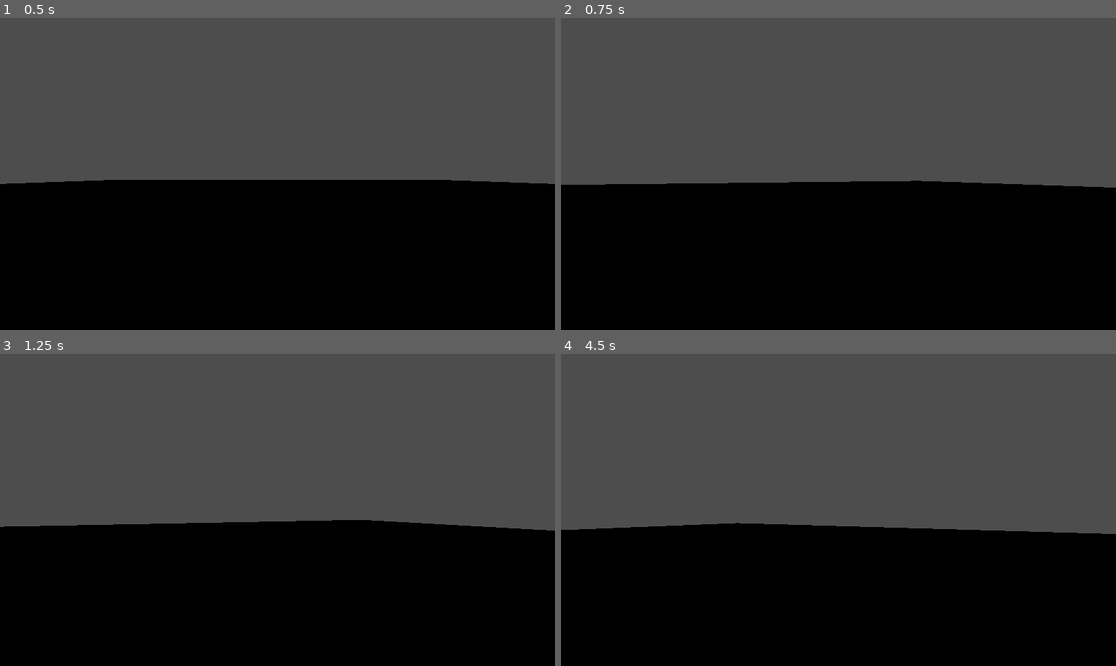
Above: before the commit, frames 1-4 (two rows, left to right).
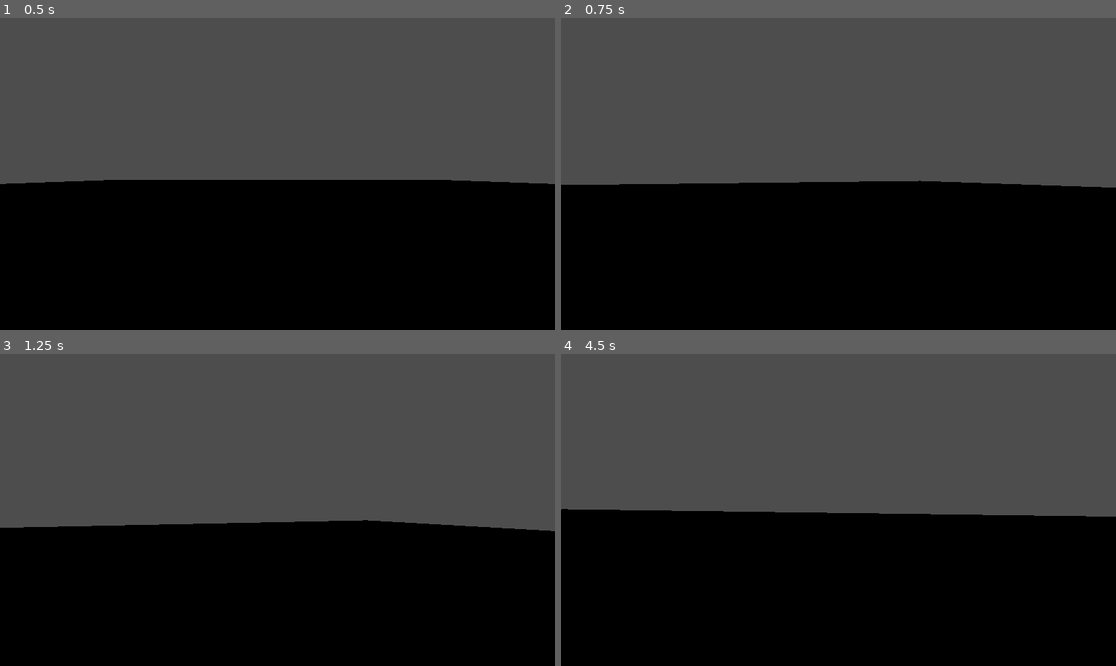
Above: after the commit, the same moments.

Repository: laughing-scourge/lost_in_the_clouds
Game: Godot game, scene res://Scenes/sene.tscn
Same seed, same stepped clock (60 frames per second), same inputs: the game is played once before the commit and once after it. The engine's default icon, where the game draws it, is replaced by a stand-in: a white triangle on a blue panel in a dark square.
Inputs (mouse positions are in pixels of both pictures, inside the frame that each line leads up to):
- Up to frame 1 (0.5 s): no input
- Up to frame 2 (0.75 s): tap Enter at 0.5 s; move the mouse to (866, 174) at 0.52 s; hold W (forward) from 0.53 s (still down); hold Shift (sprint, bound only after the commit) from 0.53 s (still down)
- Up to frame 3 (1.25 s): keep holding W (forward); keep holding Shift (sprint, bound only after the commit); tap Space (jump) at 0.77 s
- Up to frame 4 (4.5 s): keep holding W (forward); move the mouse to (810, 510) at 1.27 s; release Shift (sprint, bound only after the commit) at 1.28 s; tap V (camera_toggle) at 1.35, 4.35 s; tap Space (jump) at 1.52, 3.02, 3.77 s; tap Shift (sprint, bound only after the commit) at 1.55, 2.85 s; move the mouse to (849, 503) at 2.02 s; hold Shift (sprint, bound only after the commit) 2.03-2.78 s; tap A (letfward) at 2.1 s; move the mouse to (832, 516) at 2.77 s; move the mouse to (877, 513) at 3.52 s; hold Shift (sprint, bound only after the commit) 3.53-4.28 s; move the mouse to (794, 506) at 4.27 s

Frame 1 is identical in both runs. In frame 2, less than 0.1% of the frame differs, in the area x 8-98%, y 52-55%; in frame 3, 0.2%; in frame 4, 4.8%, in the area x 0-100%, y 49-58%.

Commit message:
camera touch ups

Diff:
--- a/Scenes/player.tscn
+++ b/Scenes/player.tscn
@@ -13,6 +13,7 @@
 
 [node name="CharacterBody3D" type="CharacterBody3D" unique_id=1783821798]
 script = ExtResource("1_v0iea")
+run_speed = 10.0
 
 [node name="CollisionShape3D" type="CollisionShape3D" parent="." unique_id=753715862]
 shape = SubResource("CapsuleShape3D_f60y1")
@@ -36,12 +37,12 @@
 [node name="head" type="Node3D" parent="Pivot/heads" unique_id=673965934]
 transform = Transform3D(0.99999994, 0, 0, 0, 1, 0, 0, 0, 0.99999994, 0, 0.54728425, 0.030668497)
 script = ExtResource("2_cvnsp")
-fp_mouse_sens = 0.005
+fp_mouse_sens = 1.0
 fp_pitch_clamp_MIN = -80.0
 fp_pitch_clamp_MAX = 50.0
-tp_mouse_sens = 0.005
+tp_mouse_sens = 1.0
 tp_pitch_clamp_MIN = -50.0
-tp_pitch_clamp_MAX = 90.0
+tp_pitch_clamp_MAX = 50.0
 switch_speed = 0.2
 
 [node name="Camera" type="Camera3D" parent="Pivot/heads/head" unique_id=1033037301]
--- a/Scripts/player/camera.gd
+++ b/Scripts/player/camera.gd
@@ -9,15 +9,14 @@
 @onready var TP_postion: Vector3 = %TP_head_postion.position
 
 @export_category("reffrences")
-@export var player:player_controller
 
 @export_category("FP")
-@export var fp_mouse_sens: float
+@export_range(0.1,20.0) var fp_mouse_sens: float
 @export_range(-90,90) var fp_pitch_clamp_MIN : float
 @export_range(-90,90) var fp_pitch_clamp_MAX : float
 
 @export_category("TP")
-@export var tp_mouse_sens: float
+@export_range(0.1,20.0) var tp_mouse_sens: float
 @export_range(-90,90) var tp_pitch_clamp_MIN : float
 @export_range(-90,90) var tp_pitch_clamp_MAX : float
 
@@ -58,18 +57,19 @@
 		$Camera.fov = 120.0
 		TP_look()
 
+
 func FP_look():
-	_rotation += -mouse_delta * fp_mouse_sens
+	_rotation += -mouse_delta * fp_mouse_sens * 0.005
 	_rotation.y = clampf(_rotation.y,deg_to_rad(fp_pitch_clamp_MIN),deg_to_rad(fp_pitch_clamp_MAX))
 
 	global_transform.basis = Basis.from_euler(Vector3(_rotation.y,-_rotation.x,0))
 
+
 func TP_look():
-	_rotation += -mouse_delta * tp_mouse_sens
+	_rotation += mouse_delta * tp_mouse_sens * 0.005
 	_rotation.y = clampf(_rotation.y,deg_to_rad(tp_pitch_clamp_MIN),deg_to_rad(tp_pitch_clamp_MAX))
 
 	global_transform.basis = Basis.from_euler(Vector3(-_rotation.y,_rotation.x,0))
-
 
 
 func move_camera():
--- a/Scripts/player/player_movement.gd
+++ b/Scripts/player/player_movement.gd
@@ -28,6 +28,9 @@
 
 	wanted_speed = walk_speed
 
+	if Input.is_action_pressed("sprint"):
+		wanted_speed = run_speed
+
 	if move_dir:
 		velocity.x = move_dir.x * wanted_speed
 		velocity.z = move_dir.z * wanted_speed
--- a/project.godot
+++ b/project.godot
@@ -47,6 +47,11 @@
 "events": [Object(InputEventKey,"resource_local_to_scene":false,"resource_name":"","device":-1,"window_id":0,"alt_press …(191 unchanged characters)…
 ]
 }
+sprint={
+"deadzone": 0.2,
+"events": [Object(InputEventKey,"resource_local_to_scene":false,"resource_name":"","device":-1,"window_id":0,"alt_pressed":false,"shift_pressed":false,"ctrl_pressed":false,"meta_pressed":false,"pressed":false,"keycode":0,"physical_keycode":4194325,"key_label":0,"unicode":0,"location":0,"echo":false,"script":null)
+]
+}
 
 [physics]
 
